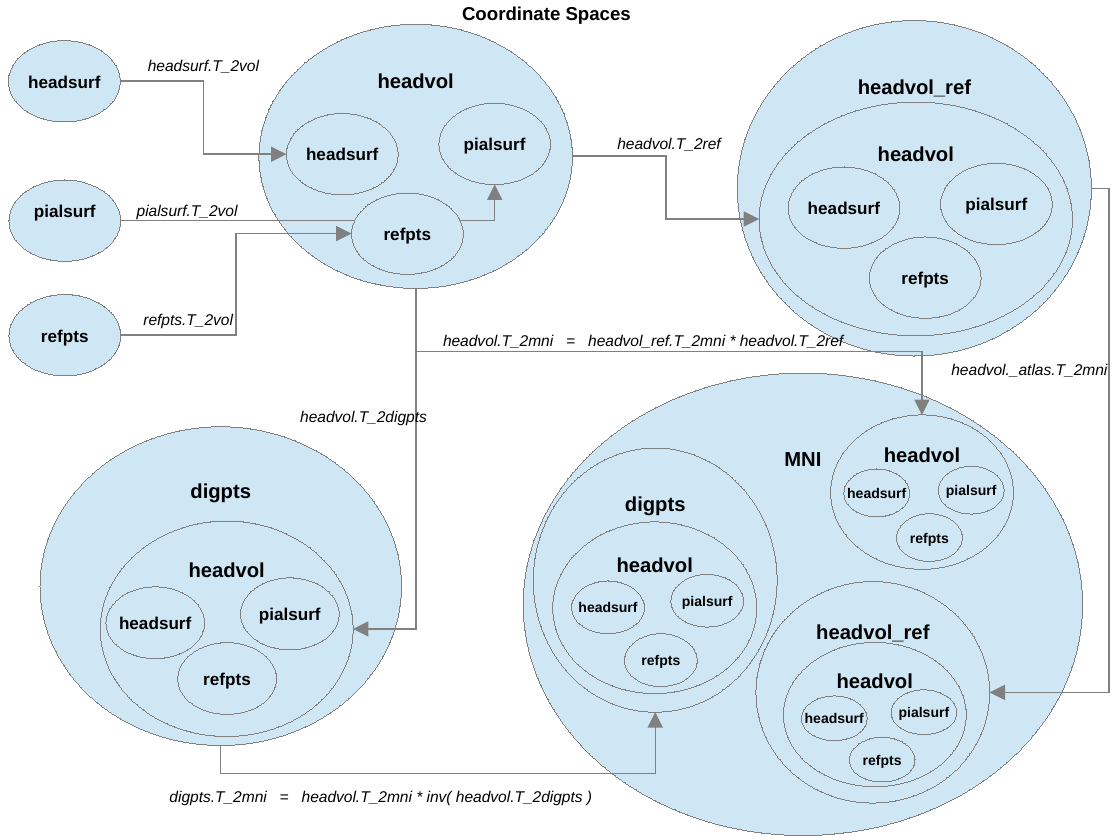
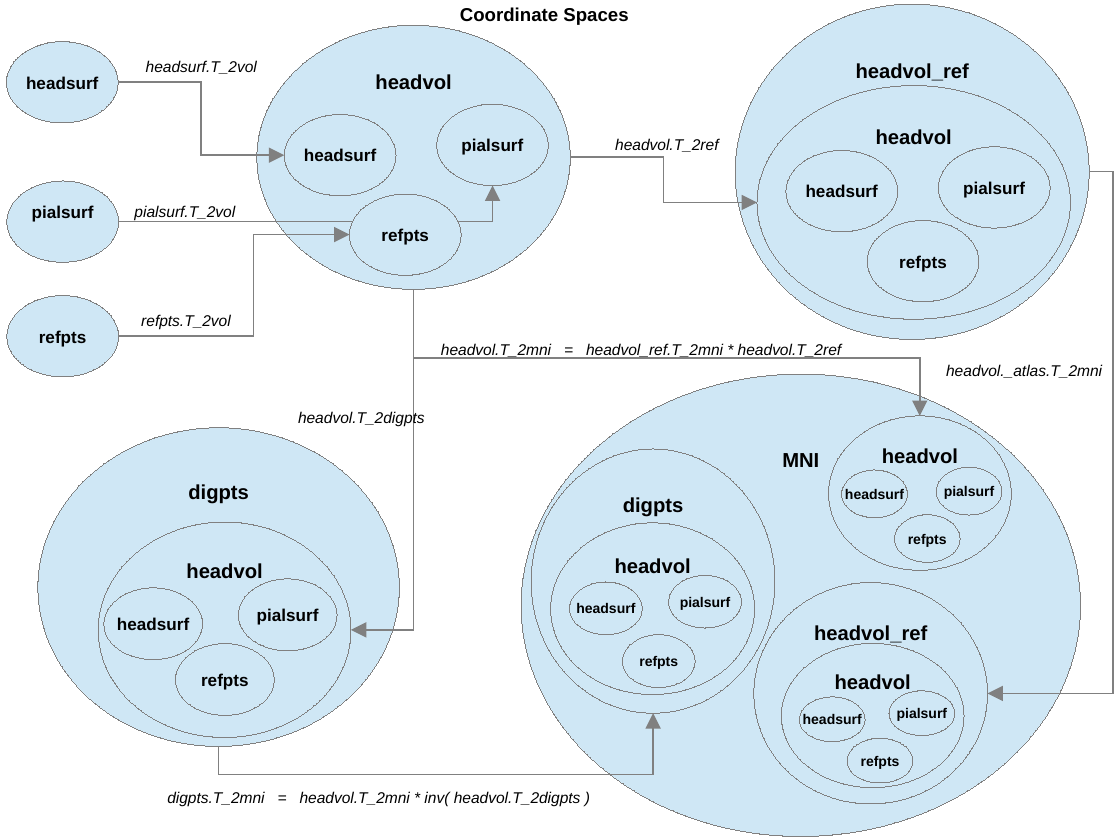
Before and after one commit to BUNPC/AtlasViewer, a slide deck: slide 3 of Docs/DesignNotes.ppt. Drawn at 1120x840 pixels with LibreOffice and Linux fonts; fonts in the diff are those of the drawing. Boxes give left, top, right and bottom in pixels: in the first picture for what was removed or moved away, otherwise in the second. Text is boxed around its words. In the diff, an @@ line names an element or a change of style, - is before the commit and + after.

Commit message:
-- Add workflow design to AtlasViewer docs. This has not been fully implemented yet but will be soon.

```diff
--- a/Docs/DesignNotes.ppt
+++ b/Docs/DesignNotes.ppt
@@ freeform shape added at (256,26,570,290), fill #CFE7F5, outline #808080 0 pt, 13 pt, text #000000, bold @@
+headvol
@@ elbow arrow (119, 82) - (284, 156): route changed @@
@@ outline redrawn in 30 elements at (782,643,964,787), (570,582,643,635), (842,470,908,519), (521,374,1080,837), (829,416,1011,570), (38,428,400,747), (7,181,119,263), (7,296,119,377), (256,26,570,290), (284,114,396,196), (99,522,352,737), (104,588,203,660), (176,644,274,716), (239,579,337,651), (754,582,988,804), (800,697,866,741), (889,691,955,736), (531,449,775,713), (551,523,755,694), (669,576,741,628), (895,515,961,563), (7,41,119,123), (437,104,549,186), (623,635,696,688), (936,467,1002,515), (847,738,913,783), (349,194,461,276), (284,114,396,196), (365,196,477,278), (437,104,549,186) @@
@@ elbow arrow moved from (572, 157) - (759, 220) to (570, 157) - (757, 203) @@
@@ 5 freeform shapes: place and size @@
-5 freeform shapes at (737,20,1091,355)
+5 freeform shapes at (735,4,1089,339)
@@ elbow arrow moved from (1091, 188) - (990, 692) to (1090, 171) - (988, 693) @@
@@ elbow arrow (119, 222) - (493, 186): route changed @@
@@ elbow arrow (119, 336) - (349, 234): route changed @@
@@ elbow arrow (413, 289) - (351, 629): route changed @@
@@ elbow arrow (413, 289) - (920, 416): route changed @@
@@ text "headvol.T_2mni = headvol_ref.T_2mni * headvol.T_2ref": place and size @@
-text "headvol.T_2mni = headvol_ref.T_2mni * headvol.T_2ref" at (443,334,843,348)
+text "headvol.T_2mni = headvol_ref.T_2mni * headvol.T_2ref" at (441,343,841,358)
@@ text "headvol._atlas.T_2mni": place and size @@
-text "headvol._atlas.T_2mni" at (951,363,1107,377)
+text "headvol._atlas.T_2mni" at (946,364,1102,378)
@@ elbow arrow (218, 747) - (653, 713): route changed @@
```
Also in this commit, not shown: 2 other slides changed, 12 slides added, 1 slide removed.
